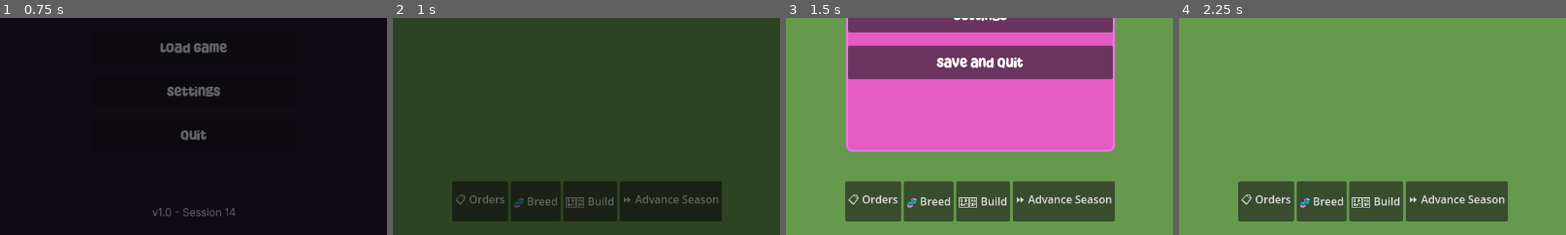
Above: before the commit, frames 1-4 (left to right).
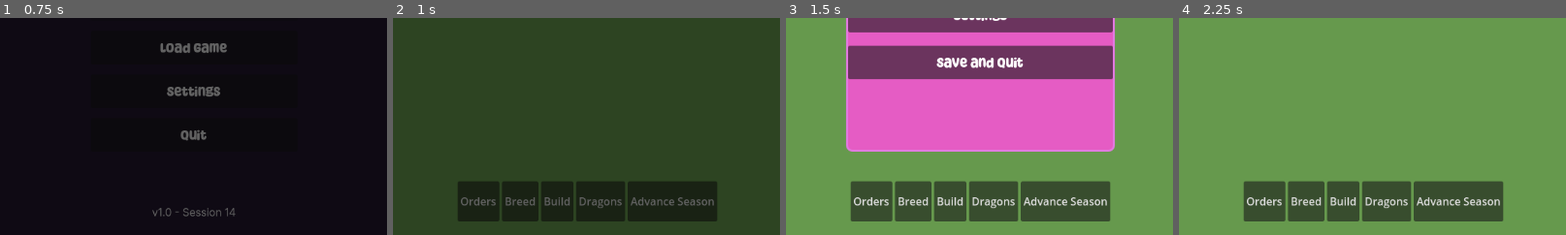
Above: after the commit, the same moments.

Repository: SFMiner/dragon-rancher
Game: Godot game, scene res://scenes/menus/MainMenu.tscn
The game is run twice, just before and just after one commit, with the same random seed, the same clock (stepped at 60 frames per second) and the same inputs.
Inputs:
- Up to frame 1 (0.75 s): click "New Game" at 0.5 s
- Up to frame 2 (1 s): no input
- Up to frame 3 (1.5 s): click "Menu" at 1.25 s
- Up to frame 4 (2.25 s): click "Resume" at 2 s
The pictures show only the part of the screen within x 25-75%, y 50-100%; the shares and areas given below are measured in that part.

Frame 1 is identical in both runs. In frame 2, 2.5% of the frame differs, in the area x 15-85%, y 75-94%; in frame 3, 3.3%; in frame 4, 3.3%.

Commit message:
Added dragon list
Lists all dragons owned

Diff:
--- a/scenes/ranch/Ranch.tscn
+++ b/scenes/ranch/Ranch.tscn
@@ -11,6 +11,7 @@
 [ext_resource type="PackedScene" uid="uid://b5w7c6x8yqv8k" path="res://scenes/ranch/ui/panels/SettingsPanel.tscn" id="9_settings"]
 [ext_resource type="PackedScene" uid="uid://cpvyaj4k5l6m7" path="res://scenes/ranch/ui/panels/PausePanel.tscn" id="10_pause"]
 [ext_resource type="PackedScene" path="res://scenes/ranch/ui/TutorialOverlay.tscn" id="11_tutorial"]
+[ext_resource type="PackedScene" path="res://scenes/ranch/ui/panels/DragonListPanel.tscn" id="12_dragon_list"]
 
 [node name="Ranch" type="Node2D"]
 script = ExtResource("1_ranch")
@@ -49,6 +50,9 @@
 [node name="BuildPanel" parent="UILayer" instance=ExtResource("7_build")]
 visible = false
 
+[node name="DragonListPanel" parent="UILayer" instance=ExtResource("12_dragon_list")]
+visible = false
+
 [node name="NotificationsPanel" parent="UILayer" instance=ExtResource("8_notifications")]
 visible = false
 offset_top = 66.0
--- a/scenes/ranch/ui/HUD.tscn
+++ b/scenes/ranch/ui/HUD.tscn
@@ -109,23 +109,28 @@
 
 [node name="OrdersButton" type="Button" parent="CanvasLayer/BottomBar"]
 layout_mode = 2
-text = "📋 Orders"
+text = "Orders"
 
 [node name="BreedingButton" type="Button" parent="CanvasLayer/BottomBar"]
 layout_mode = 2
-text = "🧬 Breed"
+text = "Breed"
 
 [node name="BuildButton" type="Button" parent="CanvasLayer/BottomBar"]
 layout_mode = 2
-text = "🏗️ Build"
+text = "Build"
+
+[node name="DragonsButton" type="Button" parent="CanvasLayer/BottomBar"]
+layout_mode = 2
+text = "Dragons"
 
 [node name="AdvanceSeasonButton" type="Button" parent="CanvasLayer/BottomBar"]
 layout_mode = 2
-text = "⏩ Advance Season"
+text = "Advance Season"
 
 [connection signal="pressed" from="CanvasLayer/TopBar/HBoxContainer2/MenuButton" to="." method="_on_menu_button_pressed"]
 [connection signal="pressed" from="CanvasLayer/TopBar/HBoxContainer2/SettingsButton" to="." method="_on_settings_button_pressed"]
 [connection signal="pressed" from="CanvasLayer/BottomBar/OrdersButton" to="." method="_on_orders_button_pressed"]
 [connection signal="pressed" from="CanvasLayer/BottomBar/BreedingButton" to="." method="_on_breeding_button_pressed"]
 [connection signal="pressed" from="CanvasLayer/BottomBar/BuildButton" to="." method="_on_build_button_pressed"]
+[connection signal="pressed" from="CanvasLayer/BottomBar/DragonsButton" to="." method="_on_dragons_button_pressed"]
 [connection signal="pressed" from="CanvasLayer/BottomBar/AdvanceSeasonButton" to="." method="_on_advance_season_button_pressed"]
--- /dev/null
+++ b/scenes/ranch/ui/panels/DragonListPanel.tscn
@@ -0,0 +1,50 @@
+[gd_scene load_steps=3 format=3 uid="uid://bfvybpr0q2pqd"]
+
+[ext_resource type="Theme" uid="uid://b4qxgy6oyosdc" path="res://scenes/ranch/ui/panels/hUD.tres" id="1_theme"]
+[ext_resource type="Script" path="res://scripts/ranch/ui/panels/DragonListPanel.gd" id="1_script"]
+
+[node name="DragonListPanel" type="PanelContainer"]
+anchors_preset = 8
+anchor_left = 0.5
+anchor_top = 0.5
+anchor_right = 0.5
+anchor_bottom = 0.5
+offset_left = -380.0
+offset_top = -220.0
+offset_right = 380.0
+offset_bottom = 220.0
+grow_horizontal = 2
+grow_vertical = 2
+theme = ExtResource("1_theme")
+script = ExtResource("1_script")
+
+[node name="VBoxContainer" type="VBoxContainer" parent="."]
+layout_mode = 2
+
+[node name="HeaderLabel" type="Label" parent="VBoxContainer"]
+layout_mode = 2
+theme_type_variation = &"HeaderLabel"
+text = "Dragon Roster"
+horizontal_alignment = 1
+
+[node name="HeaderContainer" type="HBoxContainer" parent="VBoxContainer"]
+layout_mode = 2
+size_flags_horizontal = 3
+alignment = 0
+
+[node name="ScrollContainer" type="ScrollContainer" parent="VBoxContainer"]
+layout_mode = 2
+size_flags_vertical = 3
+size_flags_horizontal = 3
+
+[node name="RowsContainer" type="VBoxContainer" parent="VBoxContainer/ScrollContainer"]
+layout_mode = 2
+size_flags_horizontal = 3
+
+[node name="CloseButton" type="Button" parent="."]
+layout_mode = 2
+size_flags_horizontal = 8
+size_flags_vertical = 0
+text = "Close"
+
+[connection signal="pressed" from="CloseButton" to="." method="_on_close_button_pressed"]
--- a/scripts/ranch/ui/HUD.gd
+++ b/scripts/ranch/ui/HUD.gd
@@ -13,12 +13,14 @@
 @onready var orders_button = $CanvasLayer/BottomBar/OrdersButton
 @onready var breeding_button = $CanvasLayer/BottomBar/BreedingButton
 @onready var build_button = $CanvasLayer/BottomBar/BuildButton
+@onready var dragons_button = get_node_or_null("CanvasLayer/BottomBar/DragonsButton")
 @onready var advance_season_button = $CanvasLayer/BottoadmBar/AdvanceSeasonButton
 
 ## Panel references
 @onready var orders_panel = get_node_or_null("/root/Ranch/UILayer/OrdersPanel")
 @onready var breeding_panel = get_node_or_null("/root/Ranch/UILayer/BreedingPanel")
 @onready var build_panel = get_node_or_null("/root/Ranch/UILayer/BuildPanel")
+@onready var dragon_list_panel = get_node_or_null("/root/Ranch/UILayer/DragonListPanel")
 @onready var dragon_details_panel = get_node_or_null("/root/Ranch/UILayer/DragonDetailsPanel")
 @onready var settings_panel = get_node_or_null("/root/Ranch/UILayer/SettingsPanel")
 @onready var pause_panel = get_node_or_null("/root/Ranch/UILayer/PausePanel")
@@ -41,6 +43,8 @@
 		breeding_button.pressed.connect(_on_breeding_button_pressed)
 	if build_button and not build_button.pressed.is_connected(_on_build_button_pressed):
 		build_button.pressed.connect(_on_build_button_pressed)
+	if dragons_button and not dragons_button.pressed.is_connected(_on_dragons_button_pressed):
+		dragons_button.pressed.connect(_on_dragons_button_pressed)
 	if advance_season_button and not advance_season_button.pressed.is_connected(_on_advance_season_button_pressed):
 		advance_season_button.pressed.connect(_on_advance_season_button_pressed)
 
@@ -57,6 +61,7 @@
 	print("  - orders_button: ", orders_button)
 	print("  - breeding_button: ", breeding_button)
 	print("  - build_button: ", build_button)
+	print("  - dragons_button: ", dragons_button)
 	print("  - advance_season_button: ", advance_season_button)
 	if orders_button:
 		print("  - orders_button disabled: ", orders_button.disabled)
@@ -121,6 +126,16 @@
 		if TutorialService:
 			TutorialService.process_event("panel_opened", {"panel": "build"})
 
+## Dragons button pressed
+func _on_dragons_button_pressed():
+	print("[HUD] Dragons button pressed!")
+	AudioManager.play_sfx("ui_click.ogg")
+	if dragon_list_panel and dragon_list_panel.has_method("open_panel"):
+		_close_other_panels(dragon_list_panel)
+		dragon_list_panel.open_panel()
+		if TutorialService:
+			TutorialService.process_event("panel_opened", {"panel": "dragon_list"})
+
 ## Advance season button pressed
 func _on_advance_season_button_pressed():
 	print("[HUD] Advance Season button pressed!")
@@ -146,13 +161,15 @@
 	# Register panels if they exist
 	if dragon_details_panel:
 		tutorial_overlay.register_anchor("dragon_details", dragon_details_panel)
+	if dragon_list_panel:
+		tutorial_overlay.register_anchor("dragon_list", dragon_list_panel)
 
 	print("[HUD] Tutorial anchors registered")
 
 
 ## Close other main panels when opening one to avoid overlap
 func _close_other_panels(active_panel: Node):
-	var panels = [orders_panel, breeding_panel, build_panel]
+	var panels = [orders_panel, breeding_panel, build_panel, dragon_list_panel]
 	for panel in panels:
 		if panel and panel != active_panel:
 			if panel.has_method("close_panel"):
--- /dev/null
+++ b/scripts/ranch/ui/panels/DragonListPanel.gd
@@ -0,0 +1,161 @@
+# DragonListPanel.gd
+# Scrollable roster of all dragons with sortable columns
+# Part of Dragon Ranch - Session UI Panels
+
+extends PanelContainer
+
+const NAME_SORT_KEY := "name"
+const SEX_SORT_KEY := "sex"
+
+@onready var header_container: HBoxContainer = $VBoxContainer/HeaderContainer
+@onready var rows_container: VBoxContainer = $VBoxContainer/ScrollContainer/RowsContainer
+
+var sort_key: String = NAME_SORT_KEY
+var sort_ascending: bool = true
+var trait_keys: Array[String] = []
+var trait_display_names: Dictionary = {}
+
+
+func _ready() -> void:
+	_init_traits()
+	_rebuild_header_buttons()
+	refresh_rows()
+	hide()
+
+
+func open_panel() -> void:
+	refresh_rows()
+	show()
+	AudioManager.play_sfx("ui_confirm.ogg")
+
+
+func close_panel() -> void:
+	hide()
+	AudioManager.play_sfx("ui_click.ogg")
+
+
+func refresh_rows() -> void:
+	for child in rows_container.get_children():
+		child.queue_free()
+
+	var dragons: Array[DragonData] = RanchState.get_all_dragons()
+
+	if dragons.is_empty():
+		var empty_label := Label.new()
+		empty_label.text = "No dragons available."
+		rows_container.add_child(empty_label)
+		return
+
+	dragons.sort_custom(_compare_dragons)
+
+	for dragon in dragons:
+		rows_container.add_child(_build_row(dragon))
+
+	_rebuild_header_buttons()
+
+
+func _init_traits() -> void:
+	if not TraitDB:
+		push_warning("[DragonListPanel] TraitDB not available; showing no trait columns")
+		return
+
+	trait_keys = TraitDB.get_all_trait_keys()
+	trait_keys.sort()
+
+	trait_display_names.clear()
+	for trait_key in trait_keys:
+		var trait_def: TraitDef = TraitDB.get_trait_def(trait_key)
+		trait_display_names[trait_key] = trait_def.name if trait_def else trait_key.capitalize()
+
+
+func _rebuild_header_buttons() -> void:
+	for child in header_container.get_children():
+		child.queue_free()
+
+	header_container.add_child(_create_header_button("Name", NAME_SORT_KEY, 140))
+	header_container.add_child(_create_header_button("Sex", SEX_SORT_KEY, 80))
+
+	for trait_key in trait_keys:
+		var display_name: String = trait_display_names.get(trait_key, trait_key.capitalize())
+		header_container.add_child(_create_header_button(display_name, trait_key, 120))
+
+
+func _create_header_button(label_text: String, key: String, min_width: int) -> Button:
+	var button := Button.new()
+	button.custom_minimum_size.x = float(min_width)
+
+	var indicator: String = ""
+	if sort_key == key:
+		indicator = " (asc)" if sort_ascending else " (desc)"
+
+	button.text = label_text + indicator
+	button.pressed.connect(_on_sort_button_pressed.bind(key))
+	return button
+
+
+func _on_sort_button_pressed(key: String) -> void:
+	if sort_key == key:
+		sort_ascending = not sort_ascending
+	else:
+		sort_key = key
+		sort_ascending = true
+
+	refresh_rows()
+
+
+func _compare_dragons(a: DragonData, b: DragonData) -> bool:
+	var value_a = _get_sort_value(a, sort_key)
+	var value_b = _get_sort_value(b, sort_key)
+
+	if value_a == value_b:
+		return a.name.to_lower() < b.name.to_lower()
+
+	return value_a < value_b if sort_ascending else value_a > value_b
+
+
+func _get_sort_value(dragon: DragonData, key: String):
+	match key:
+		NAME_SORT_KEY:
+			return dragon.name.to_lower()
+		SEX_SORT_KEY:
+			return dragon.sex.to_lower()
+		_:
+			return _get_genotype_string(dragon, key).to_lower()
+
+
+func _build_row(dragon: DragonData) -> HBoxContainer:
+	var row := HBoxContainer.new()
+	row.add_theme_constant_override("separation", 8)
+
+	var name_label := Label.new()
+	name_label.text = dragon.name
+	name_label.custom_minimum_size.x = 140
+	row.add_child(name_label)
+
+	var sex_label := Label.new()
+	sex_label.text = dragon.sex.capitalize()
+	sex_label.custom_minimum_size.x = 80
+	row.add_child(sex_label)
+
+	for trait_key in trait_keys:
+		var genotype_label := Label.new()
+		genotype_label.text = _get_genotype_string(dragon, trait_key)
+		genotype_label.custom_minimum_size.x = 120
+		row.add_child(genotype_label)
+
+	return row
+
+
+func _get_genotype_string(dragon: DragonData, trait_key: String) -> String:
+	if dragon == null or not dragon.genotype.has(trait_key):
+		return "--"
+
+	var alleles: Array = dragon.genotype[trait_key]
+	if alleles.size() >= 2:
+		return str(alleles[0]) + str(alleles[1])
+
+	return "--"
+
+
+func _on_close_button_pressed() -> void:
+	close_panel()
Not shown: 1 places in scenes/ranch/Ranch.tscn that only renumber resources
Not shown, added: scripts/ranch/ui/panels/DragonListPanel.gd.uid
